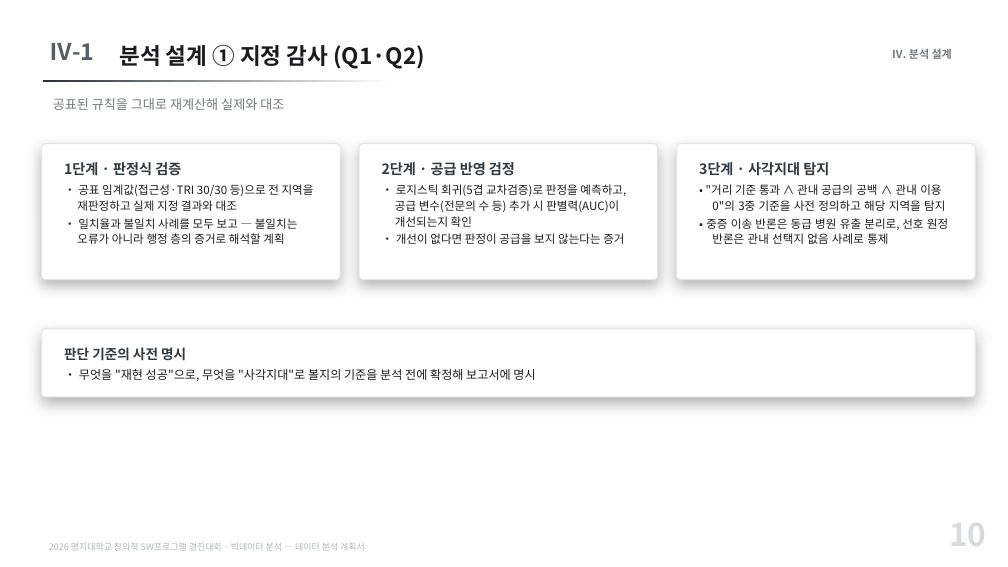
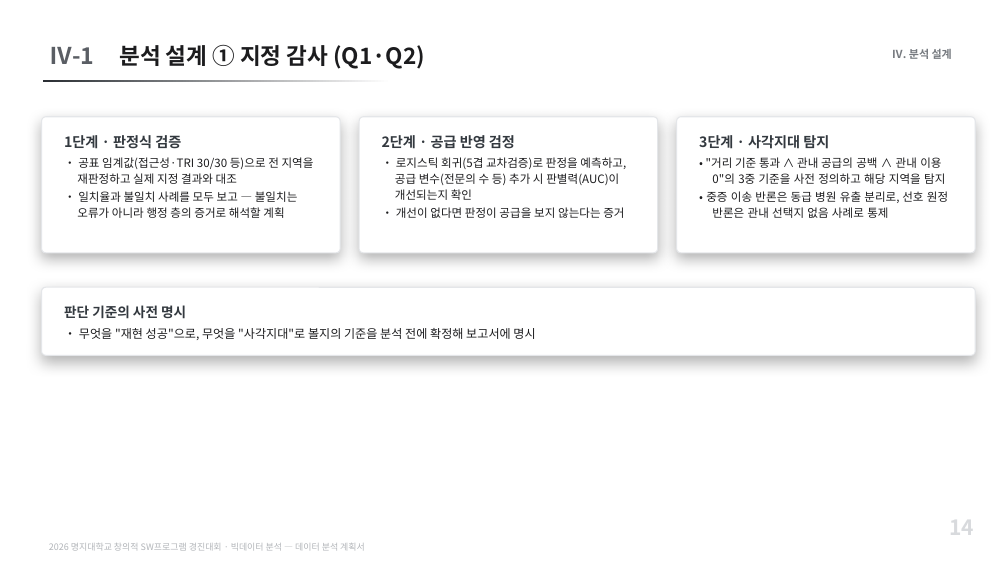
Before and after one commit to karvvan/maternity-care-policy-audit, a slide deck: slide 14 of 04_제출물/데이터분석_계획서.pptx (slide 10 before the commit). Drawn at 1008x567 pixels with LibreOffice and Linux fonts; fonts in the diff are those of the drawing. Boxes give left, top, right and bottom in pixels: in the first picture for what was removed or moved away, otherwise in the second. Text is boxed around its words. In the diff, an @@ line names an element or a change of style, - is before the commit and + after.

```diff
--- a/04_제출물/데이터분석_계획서.pptx
+++ b/04_제출물/데이터분석_계획서.pptx
@@ text "Ⅳ-1": place and size @@
-text "Ⅳ-1" at (49, 43, 94, 60)
+text "Ⅳ-1" at (49, 47, 94, 64)
@@ text removed at (53, 98, 284, 110) @@
-공표된 규칙을 그대로 재계산해 실제와 대조
@@ 3 rounded rectangles: place and size @@
-3 rounded rectangles at (42, 144, 975, 280)
+3 rounded rectangles at (42, 116, 975, 253)
@@ 3 texts: place and size @@
-3 texts at (64, 162, 948, 244)
+3 texts at (64, 135, 948, 218)
@@ rounded rectangle: place and size @@
-rounded rectangle at (42, 329, 975, 397)
+rounded rectangle at (42, 287, 975, 355)
@@ text "판단 기준의 사전 명시": place and size @@
-text "판단 기준의 사전 명시" at (64, 347, 535, 381)
+text "판단 기준의 사전 명시" at (64, 305, 535, 340)
@@ text at (949, 511, 974, 541): text changed; size 30 to 20 pt @@
-10
+14
```
Also in this commit, not shown: 12 other slides changed, 4 slides added, 2 other files.
